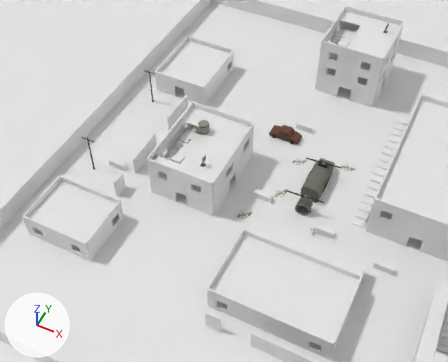
An edit to the Blender file tools/map/crash-level.blend, drawn before and after from the same camera.
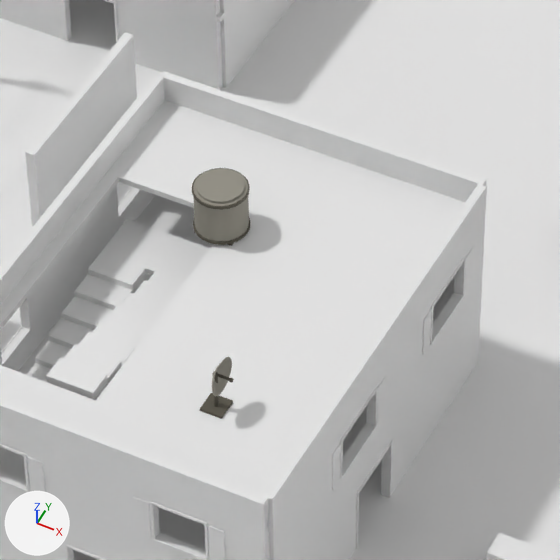
There are two pictures of each version: one from a 50 mm lens placed at (8.8, -58.1, 68.2), pointed at (-17.9, -4.8, 1.5), one close up on the part from 36% to 60% of the width and 24% to 54% of the height. The axes (+X, +Y, +Z) are drawn at lower left. The lights are the same throughout. The last two pictures show the newer version.

The older version as bpy lines, for what is in view:
```python
me_cube_213 = bpy.data.meshes.new('Cube.213')
me_cube_213.from_pydata(...)  # a box spanning x -5.0..5.0, y -1.75..1.75, z -0.09..0.09
me_cube_213.materials.append(mat_roof)  # white #e7e7e7
me_cube_251 = bpy.data.meshes.new('Cube.251')
me_cube_251.from_pydata(...)  # a box spanning x -5.0..5.0, y -0.12..0.12, z -0.43..0.43
me_cube_251.materials.append(mat_blue)  # white #e7e7e7
me_water_tank = bpy.data.meshes.new('water-tank')
me_water_tank.from_pydata(...)  # a 24-sided cylinder along z spanning x -0.74..0.74, y -0.74..0.74, z 0.12..1.5, material slot 0; a 24-sided cylinder along z spanning x -0.78..0.78, y -0.78..0.78, z 0.1..0.18, material slot 1; a 24-sided cylinder along z spanning x -0.78..0.78, y -0.78..0.78, z 1.4..1.48, material slot 1; a 24-sided cylinder along z spanning x -0.65..0.65, y -0.65..0.65, z 1.5..1.57, material slot 0; a box spanning x -0.57..-0.39, y -0.52..0.52, z 0.0..0.13, material slot 1; a box spanning x 0.39..0.57, y -0.52..0.52, z 0.0..0.13, material slot 1
me_water_tank.materials.append(mat_roof_tank)  # grey #98958a
me_water_tank.materials.append(mat_roof_metal)  # brown #605c50
ob_solid_0213 = bpy.data.objects.new('solid_0213', me_cube_213)
ob_solid_0213.location = (-22.0, 1.25, 5.91)
ob_solid_0251 = bpy.data.objects.new('solid_0251', me_cube_251)
ob_solid_0251.location = (-22.0, 3.0, 6.42)
ob_water_tank_001 = bpy.data.objects.new('water-tank.001', me_water_tank)
ob_water_tank_001.location = (-23.0, -1.0, 6.0)
# also in view: 'solid_0196' at (-27.0, 0.8, 3.5); 'solid_0252' at (-22.0, -10.0, 6.4); 'solid_0250' at (-24.7, -1.2, 4.4); 'solid_0210' at (-20.0, -5.2, 2.9); 'solid_0168' at (-25.0, -10.0, 1.5)
```
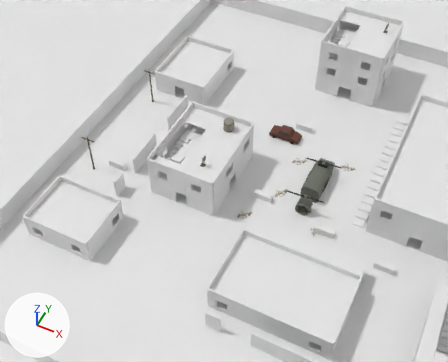
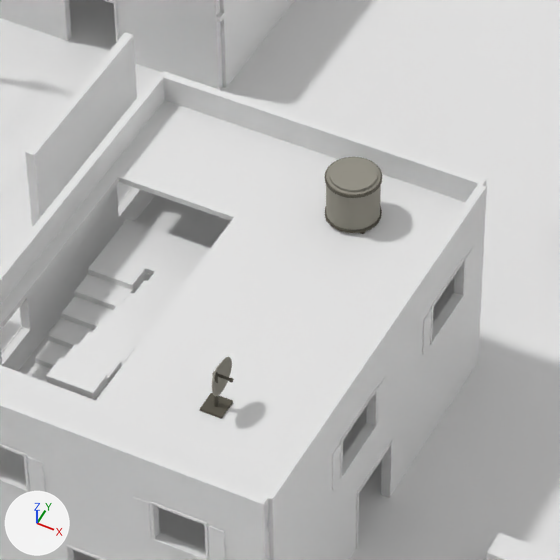
Commit message: Keep Crash rooftop props supported

Pixel boxes [x1, y1, x2, y2] of what changed, in the close-ups (560 x 560 px):
'water-tank.001', moved
    before: [192, 168, 250, 246]
    after: [325, 157, 382, 234]

The change in detail:
Object 'water-tank.001' (ob_water_tank_001) moves from (-23.0, -1.0, 6.0) to (-20.0, 1.0, 6.0).
